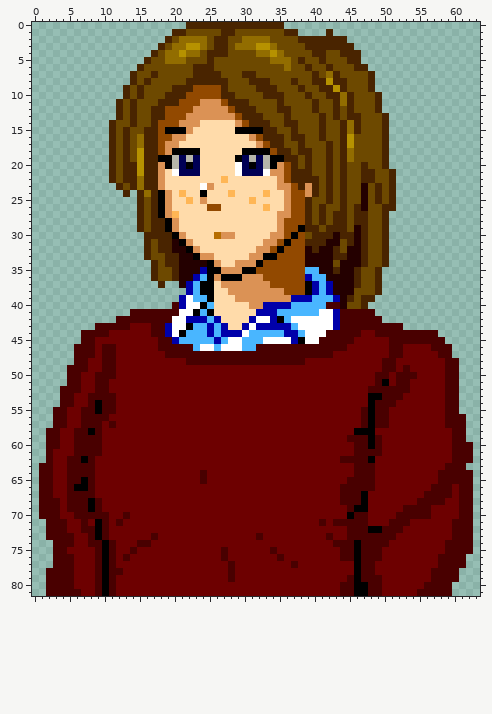
One commit to this pixel-art file: src/testrom/res/_ignore/de_detective3_klein.aseprite. That is the earlier state.
64x82 pixels, 1 frame.
After the commit:
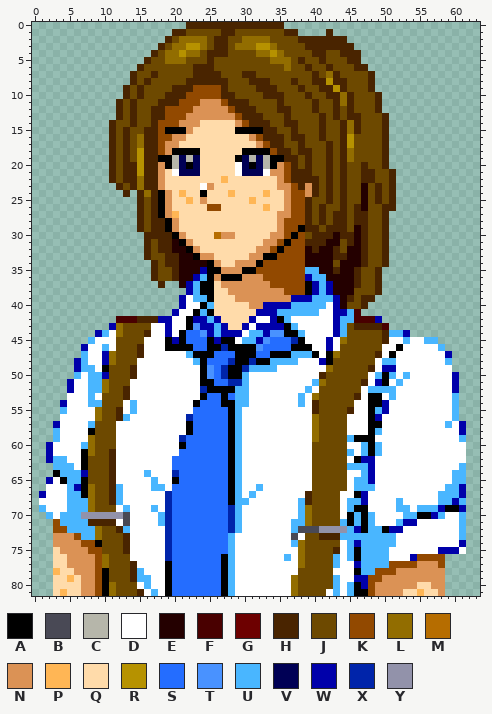
Palette (. is transparent): A #000000  B #494955  C #b6b6aa  D #ffffff  E #240000  F #490000  G #6d0000  H #492400  J #6d4900  K #924900  L #926d00  M #b66d00  N #db9255  P #ffb655  Q #ffdbaa  R #b69200  S #246dff  T #4992ff  U #49b6ff  V #000055  W #0000aa  X #0024aa  Y #9292aa
Change:
layer "Blouse/Stropdasvouwen blauw" now shown
layer "Blouse/Bretelsvouwen_blouse blauw" now shown
layer "Stropdas" now shown
layer "++Kleding/Sweater Rood" now hidden
layer "Bretels" now shown
Changed rows in their new state; - is an unchanged pixel.
first column x 1:
40 -------------------.---------------------DW-------------------
41 -------------......W-----------------------WU-..--------------
42 --------------HHHWW--A---------------------UU---W-------------
43 --------..WLJJJJDD----TW-----------A-------UJHHHH-..----------
44 ------..WUDLJJJHDD---SST--------WTTAA----DWUJJJJJHUUW....-----
45 ------.UDDDJJJJDDDA-ASSSA-AA---WTSSSX---DWDLJJJJJHDDUDDUU.----
46 -----.WDDUDJJJHDDDAAAASSAAXAAAATSSSSAAADDWDJJJJJJDDADDDDDU.---
47 -----.UDDWLJJJHDDDDDDUAAASSSAAASSAAAUUUADALJJJJJHDADDDDDDDW---
48 -----WUDDWLJJJDDDDDDDDUASSSXAAXAAUUUUDDDWAJJJJJJDUUDDDDDDDU.--
49 ----.WUUDAJJJHDDDDDDDDDATSXAAXUUUUDDDDDDDLJJJJJHDWWDDDDDDDD.--
50 ----.UDUUWJJJHDDDDDDDDDATSXAAUDDDDDDDDDDHJJJJJJDUAUDUDDDDDDW--
51 ----WDDUULJJJDDDDDDDDDDAASSXXUDDDDDDDDDULJJJJJHDW-DUDDDDDDDW--
52 ---.WDDUULJJHDDDDDDDDDDXAAAAUUDDDDDDDDUDJJJJJJDUUUUDDDDDDDDW--
53 ---.DDDUDJJJHDDDDDDDDDDASSASUUDDDDDDDUDLJJJJJHD--DUDDDDDDDDU--
54 ---WDDDUUJJJDUDDDDDDDDASSSAAUUDDDDDDDUDHJJJJJDD-AWDDDDDDDDDU--
55 --.UDDDDLJJHDUDDDDDDDDSSSSSAUDDDDDDDDDDHJJJJHDD-UWDDDDDDDDDU--
56 --.DDDDDLJJHUDDDDDDDDXSSSSSAUDDDDDDDDDDLJJJJDDD-WDDDDDDDDDDU.-
57 --WDDDDUJJJDDDDDDDDDDASSSSSAUDDDDDDDDDDLJJJJDDD-ADDDDDDDDDUDW-
58 -.UDDDD-JJJDDDDDDDDDDASSSSSAUDDDDDDDDDDLJJJJDDD-UDDDDDDDDDDDW-
59 -.UDDDDLJJJDDDDDDDDDXSSSSSSAUDDDDDDDDDDLJJJJUAA-DDDDDDDDDDDDU-
60 -WDDDDULJJJDDDDDDDDDASSSSSSAUDDDDDDDDDDJJJJJDDU-UDDDDDDDDDDDD.
61 -WDDDDALJJHDDDDDDDDDSSSSSSSAUDDDDDDDDDDJJJJJUDUAUDDDDDDDDDDDD.
62 -WUUDD-JJJHDDDDDDDDSSSSSSSSAUDDDDDDDDDDJJJJJDAWWDDDDDDDDDDDDD.
63 ..UUUDAJJJHDDDDDDDDSSSSSSSSAUDDDDDDDDDDJJJJJUUUWDDDDDDDDDDDDU-
64 ..AUUUWJJJHDDDDUDDDXSSSSSSSAUDDDDDDDDDDJJJJJDDUWDDDDDDDDDDDUU.
65 .WDAUU-JJJHDDDDDUDDASSSSSSSAUDDDDDDDDDDJJJJJDUUWDDDDDDDDDDDUU.
66 .DDDUW-LJJHUDDDDUUDSSSSSSSSAUDDUDDDDDDDJJJJJDUUUDDDDDDDDDDUUW.
67 WDDDUUALJJHUDDDDDDXSSSSSSSSAUDUDDDDDDDHJJJJDDAWDDDDDDDDDDUUUW.
68 DDDDUUULJJHUDDDDDDXSSSSSSSSAUUDDDDDDDUHJJJJDUUWDDDDUDDDDDUUWU.
69 UDDDUUULJJJDUDDDUDXSSSSSSSSXUDDDDDDDDULJJJJDU--DDDDUUDUUUWAAW.
70 .UDUUUYYYYYYBDDDDUXSSSSSSSSXUDDDDDDDDULJJJJD-UAUDDDDUUAAWUDDU.
71 -.KUUUUHHHHDBDDDDUXSSSSSSSSXUDDDDDDDUULJJJJUAUAUDDDUWWDDDDDDU.
72 -.KKUUUULJJHUDDDDDXSSSSSSSSXUDDDDDDDUBBBYYYYUWAUUAWWDDDDDDDDU.
73 -.NNNKUULJJJHDDDDDXSSSSSSSSUDDDDDDDDBDJJHHHUUUUUUUUDDDDDDDDDU.
74 --NNNNKKAJJJHDDDDDXSSSSSSSSUDDDDDDDDULJJJJJDUWUUUUUDDDDDDDDDW.
75 --QNNNNKKJJJHDDDDDXSSSSSSSSUDDDDDDDDDLJJJJHDU-UUUUDDDDDDDWWWD.
76 --QQNNNNKLJJJDDDDDXSSSSSSSAUDDDDDDDUDLJJJJUDU-UUUUDDDWKKKK...-
77 --QQNNNNKLJJJHDDDDASSSSSSSAUDDDDDDDDDLJJJJUDDWUUUUKKKKNNNK...-
78 -.PQQNNNK-JJJHUDDDASSSSSSSAUDDDDDDDDDJJJJJDDD-UUKKKNNNNNNN..--
79 -.QQPQNNK-JJJHUUDDASSSSSSSAUDDDDDDDDLJJJJJUDDWWKKNNNNNNNNN..--
80 -.QQQQNNK-LJJJDUDDASSSSSSSAUDDDDDDDDLJJJJJUDU-WKNNNNNNQQNN.---
81 -.QPQQNNK-LJJJHDUDASSSSSSSAUDDDDDDDDLJJJJDUDU--KNNNNQQPQQN.---
Pixel boxes of the changes (left, top, right, bottom) in both pictures:
changed: (39, 302, 473, 596)
